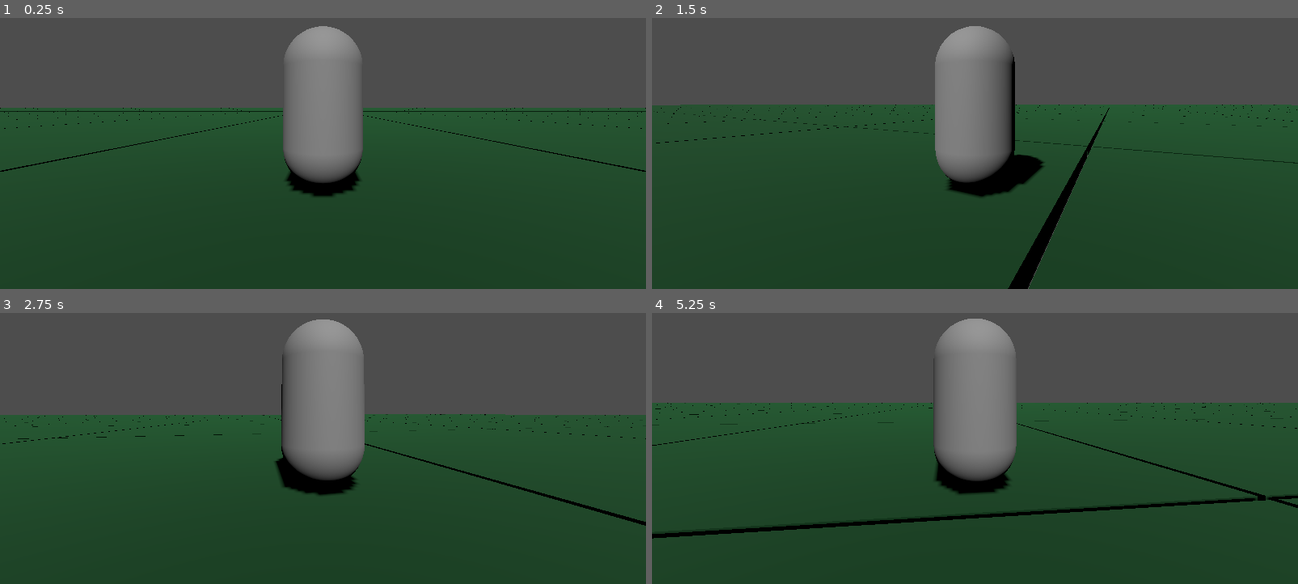
Above: before the commit, frames 1-4 (two rows, left to right).
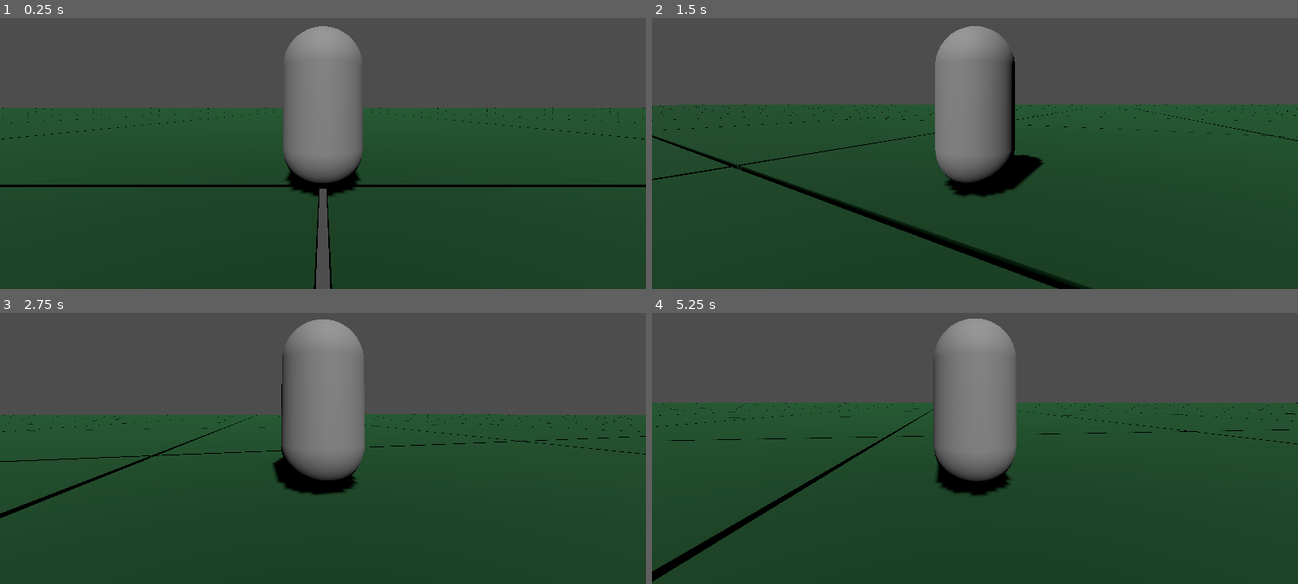
Above: after the commit, the same moments.

Repository: xwilson03/OpenWorldTest
Game: Godot game, scene res://scenes/root.tscn
The game is run twice, just before and just after one commit, with the same random seed, the same clock (stepped at 60 frames per second) and the same inputs.
Inputs (mouse positions are in pixels of both pictures, inside the frame that each line leads up to):
- Up to frame 1 (0.25 s): no input
- Up to frame 2 (1.5 s): tap Enter at 0.5 s; move the mouse to (1007, 104) at 0.52 s; hold W (move_forward) from 0.53 s (still down); tap Mouse wheel up (zoom_in) at 0.6 s; tap Space (jump) at 0.77 s; move the mouse to (942, 110) at 1.27 s; tap Mouse wheel down (zoom_out) at 1.35 s
- Up to frame 3 (2.75 s): keep holding W (move_forward); tap Space (jump) at 1.52 s; move the mouse to (335, 397) at 2.02 s; tap Mouse wheel up (zoom_in) at 2.1 s
- Up to frame 4 (5.25 s): keep holding W (move_forward); move the mouse to (968, 407) at 2.77 s; tap Mouse wheel down (zoom_out) at 2.85, 4.35 s; tap Space (jump) at 3.02, 3.77, 4.52 s; move the mouse to (1020, 407) at 3.52 s; tap Mouse wheel up (zoom_in) at 3.6, 5.1 s; move the mouse to (923, 397) at 4.27 s; move the mouse to (981, 402) at 5.02 s

The runs differ from the first frame. In frame 1, 2.2% of the frame differs, in the area x 0-100%, y 33-100%; in frame 2, 3.5%, in the area x 0-100%, y 31-100%; in frame 3, 1.3%; in frame 4, 2.9%.

Commit message:
aligns chunk borders with 0

Diff:
--- a/scripts/world_generator.gd
+++ b/scripts/world_generator.gd
@@ -22,7 +22,7 @@
     world_chunks.resize(row_size ** 2)
 
     # Populate chunk array
-    var offset: float = ((row_size / 2.0) * Globals.chunk_size) - (Globals.chunk_size / 2.0)
+    var offset: float = ((row_size / 2.0) * Globals.chunk_size)
 
     for i in world_chunks.size():
         # Instantiate chunk at index-based position offset
